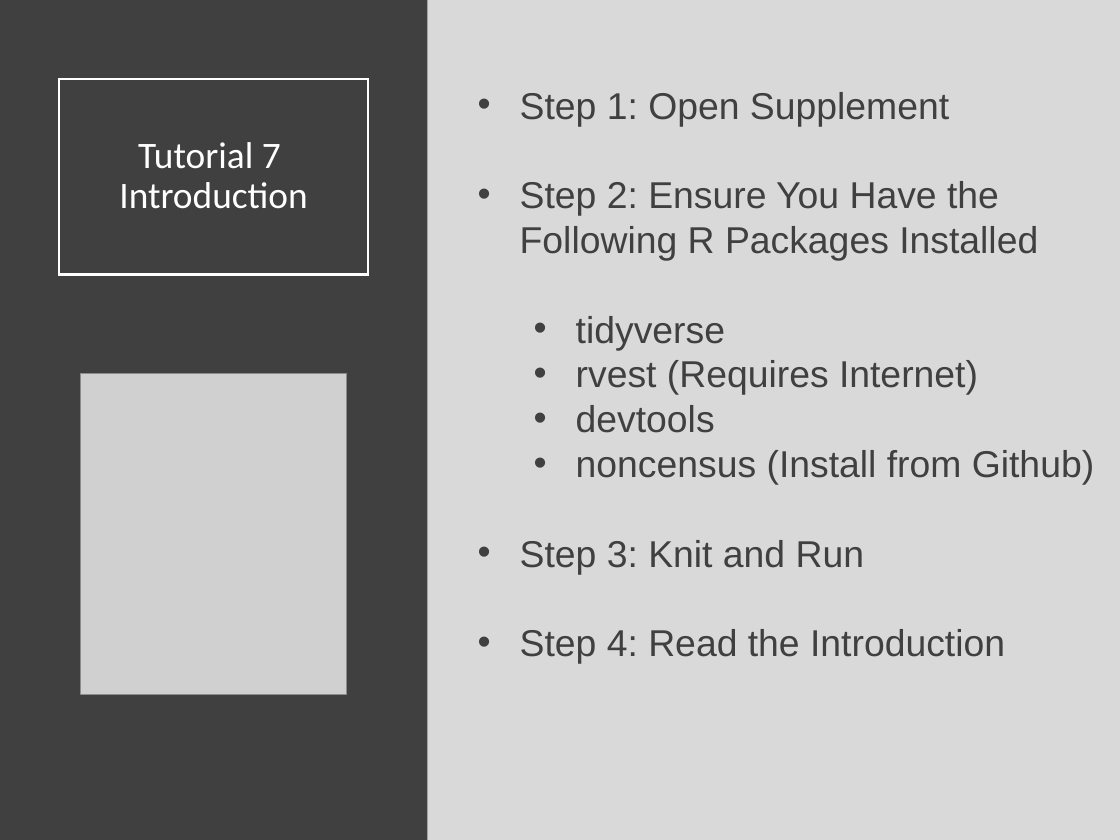
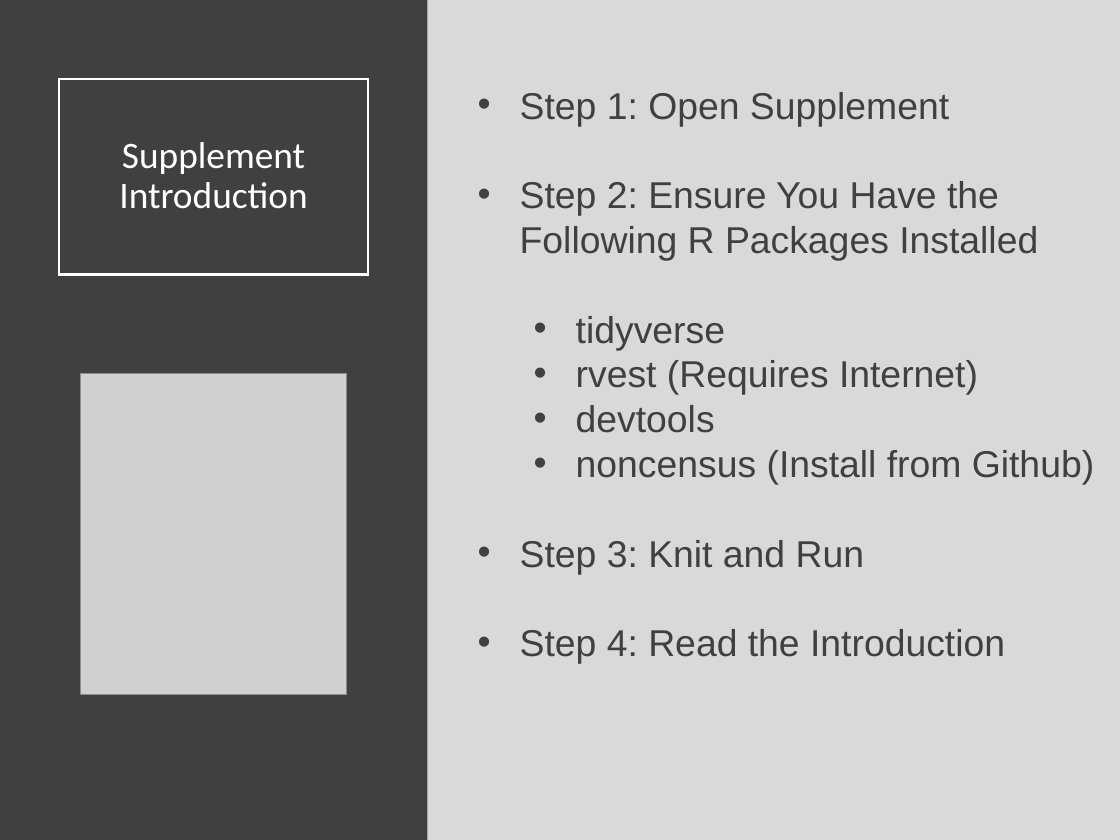
Before and after one commit to SuperMarioGiacomazzo/STOR320_WEBSITE, a slide deck: slide 8 of Lecture/Web Scraping 1/Web_Scraping_1_Lecture.pptx. Drawn at 1120x840 pixels with LibreOffice and Linux fonts; fonts in the diff are those of the drawing; grey boxes stand for pictures. Boxes give left, top, right and bottom in pixels: in the first picture for what was removed or moved away, otherwise in the second. Text is boxed around its words. In the diff, an @@ line names an element or a change of style, - is before the commit and + after.

```diff
--- a/Lecture/Web Scraping 1/Web_Scraping_1_Lecture.pptx
+++ b/Lecture/Web Scraping 1/Web_Scraping_1_Lecture.pptx
@@ title at <box>119,142,307,209</box>: text changed @@
-Tutorial 7
-Introduction
+Supplement
+Introduction
```
Also in this commit, not shown: 11 other files.
